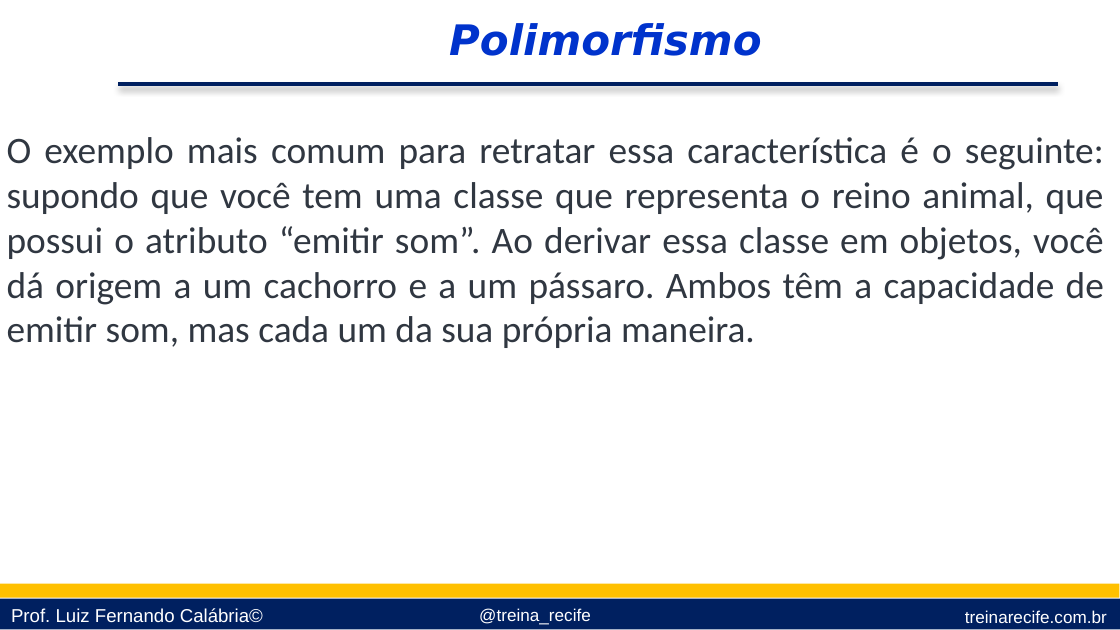
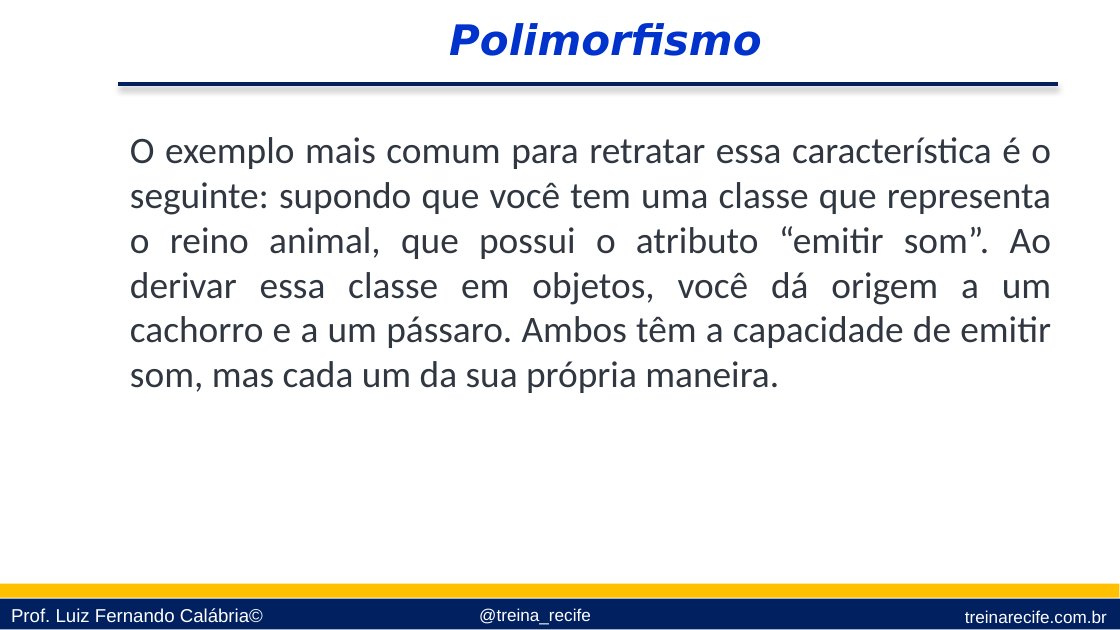
Before and after one commit to lfcalabria/pythonbasico, a slide deck: slide 11 of Apresentações/10 - Orientação a Objetos.pptx. Drawn at 1120x630 pixels with LibreOffice and Linux fonts; fonts in the diff are those of the drawing; background and template pictures are left out. Boxes give left, top, right and bottom in pixels: in the first picture for what was removed or moved away, otherwise in the second. Text is boxed around its words. In the diff, an @@ line names an element or a change of style, - is before the commit and + after.

```diff
--- a/Apresentações/10 - Orientação a Objetos.pptx
+++ b/Apresentações/10 - Orientação a Objetos.pptx
@@ text "O exemplo mais comum para ..." rewrapped from (7, 137, 1104, 348) to (130, 137, 1051, 393) @@
```
Also in this commit, not shown: 12 other slides changed, 9 slides added.
